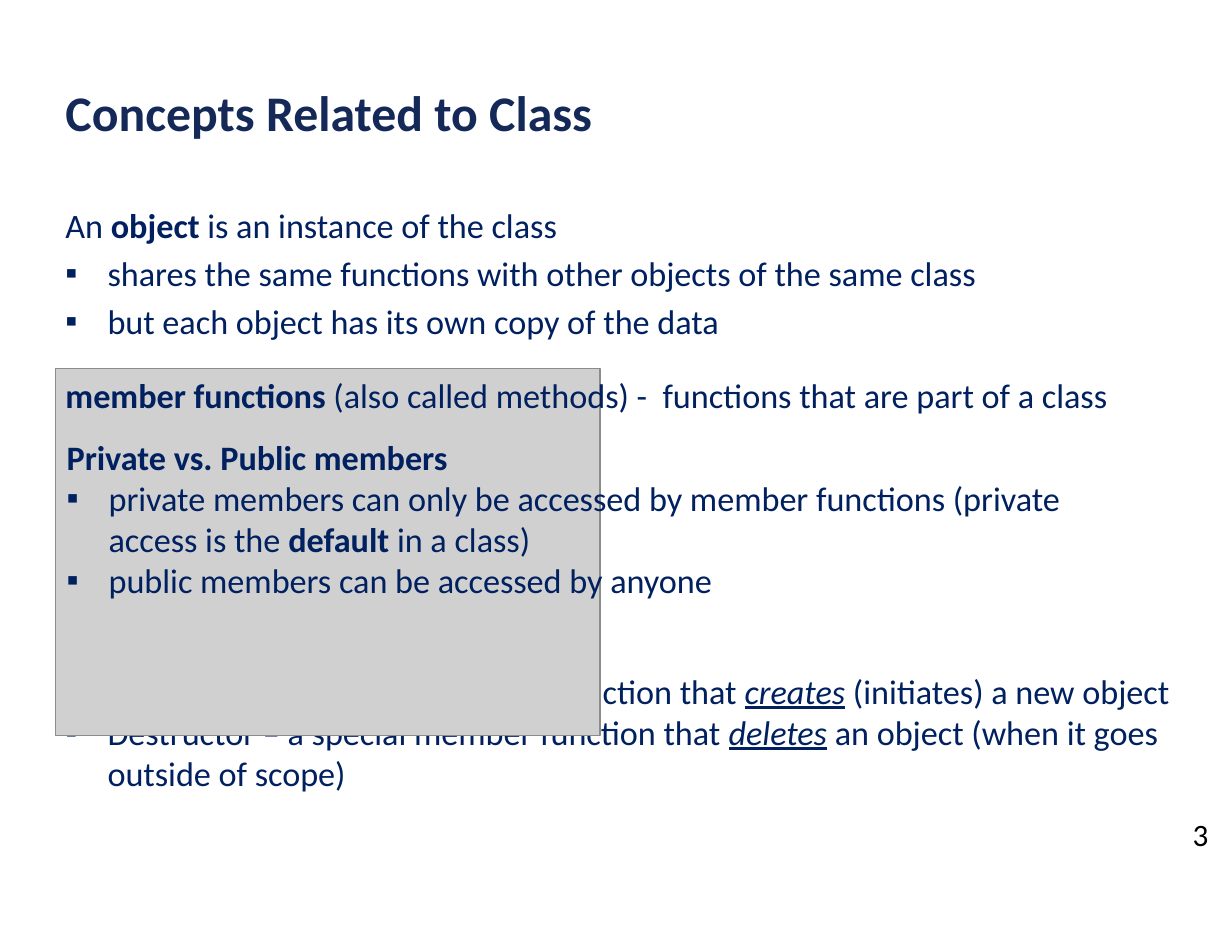
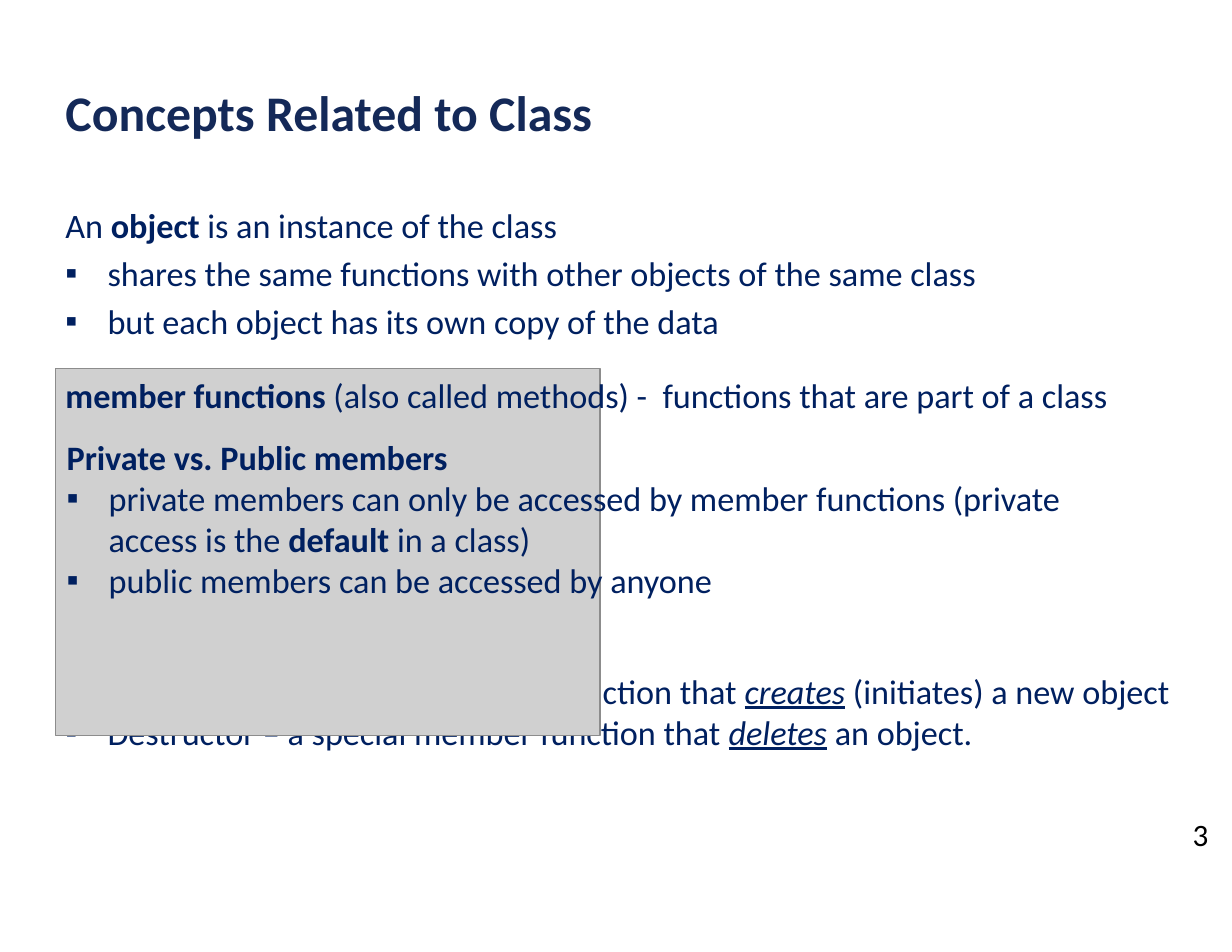
Before and after one commit to ubhowmik/ECE220, a slide deck: slide 3 of Lecture#23/Lecture_23_presentation.pptx. Drawn at 1232x952 pixels with LibreOffice and Linux fonts; fonts in the diff are those of the drawing; grey boxes stand for pictures; background and template pictures are left out. Boxes give left, top, right and bottom in pixels: in the first picture for what was removed or moved away, otherwise in the second. Text is boxed around its words. In the diff, an @@ line names an element or a change of style, - is before the commit and + after.

```diff
--- a/Lecture#23/Lecture_23_presentation.pptx
+++ b/Lecture#23/Lecture_23_presentation.pptx
@@ text at (x1=108, y1=717, x2=973, y2=754): text changed @@
-▪ Destructor – a special member function that deletes an object (when it goes outside of scope)
+▪ Destructor – a special member function that deletes an object.
```
Also in this commit, not shown: 1 slide added, 1 other file.
